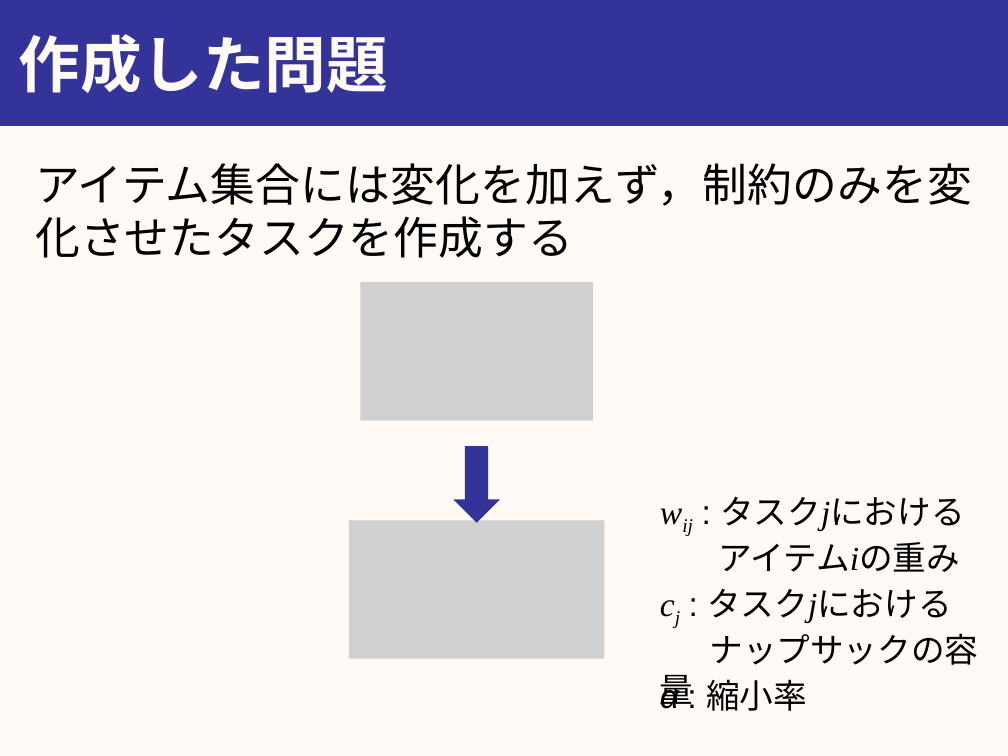
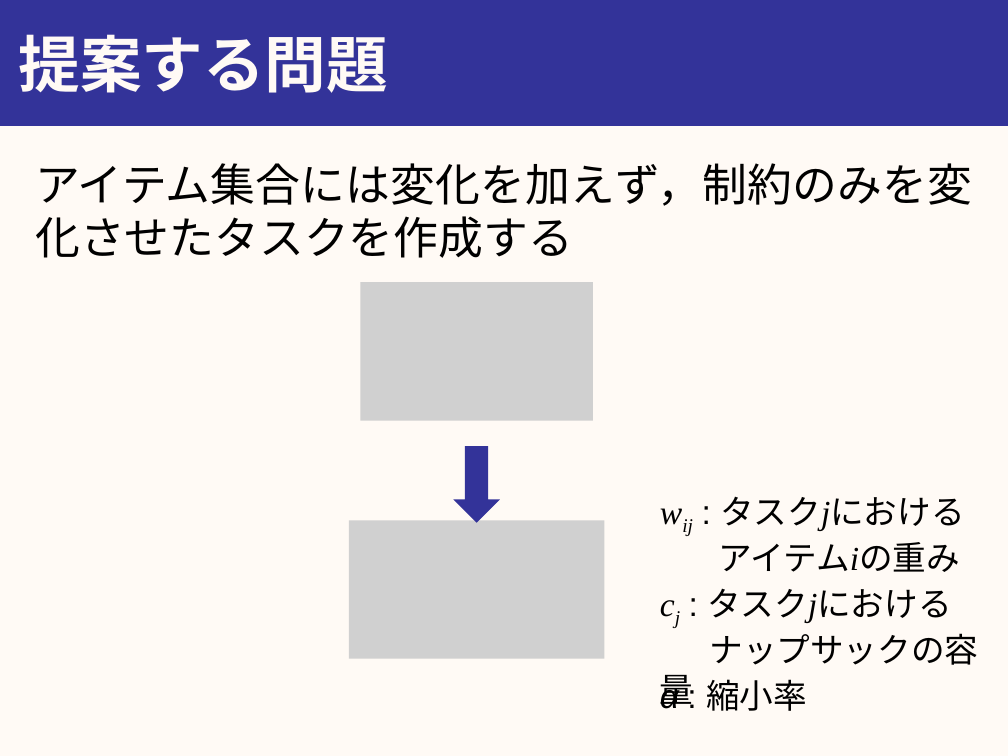
Before and after one commit to youle921/Slide-maintain, a slide deck: slide 2 of slide_1223/20191223_urita.pptx. Drawn at 1008x756 pixels with LibreOffice and Linux fonts; fonts in the diff are those of the drawing; grey boxes stand for pictures. Boxes give left, top, right and bottom in pixels: in the first picture for what was removed or moved away, otherwise in the second. Text is boxed around its words. In the diff, an @@ line names an element or a change of style, - is before the commit and + after.

```diff
--- a/slide_1223/20191223_urita.pptx
+++ b/slide_1223/20191223_urita.pptx
@@ title at (x1=18, y1=34, x2=388, y2=93): text changed @@
-作成した問題
+提案する問題
```
Also in this commit, not shown: 2 other slides changed, 1 slide added.
